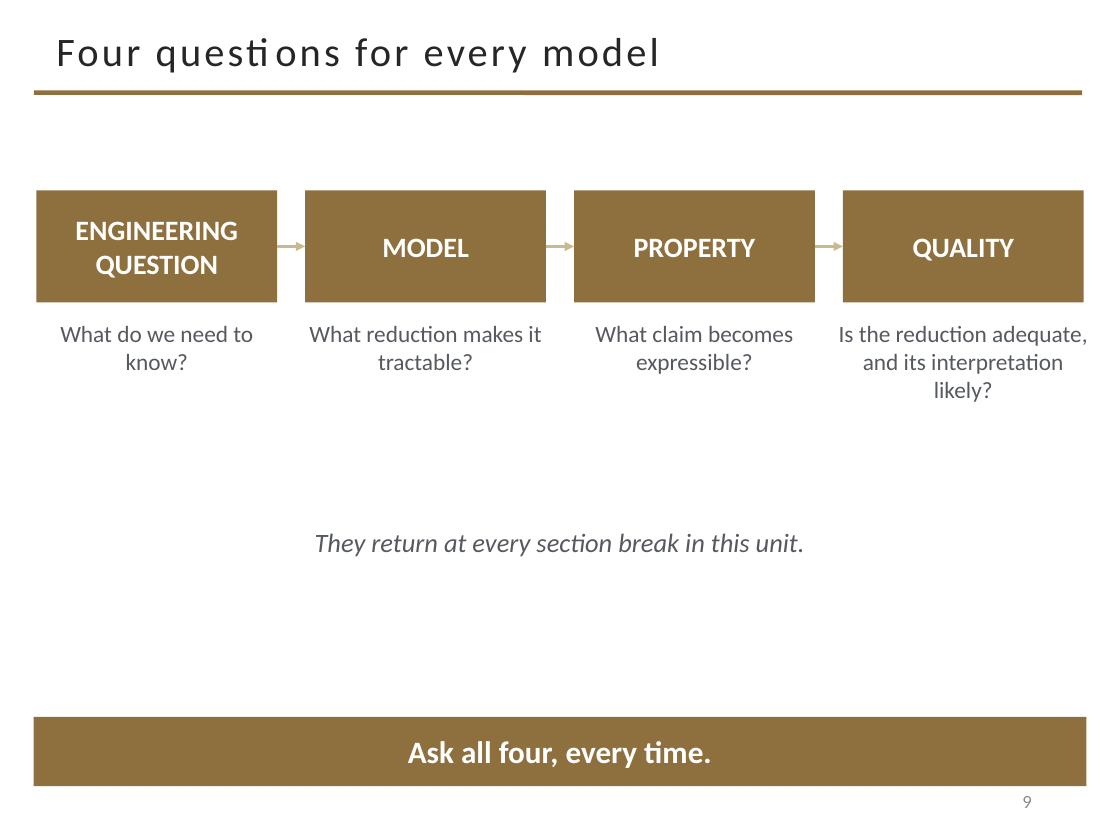
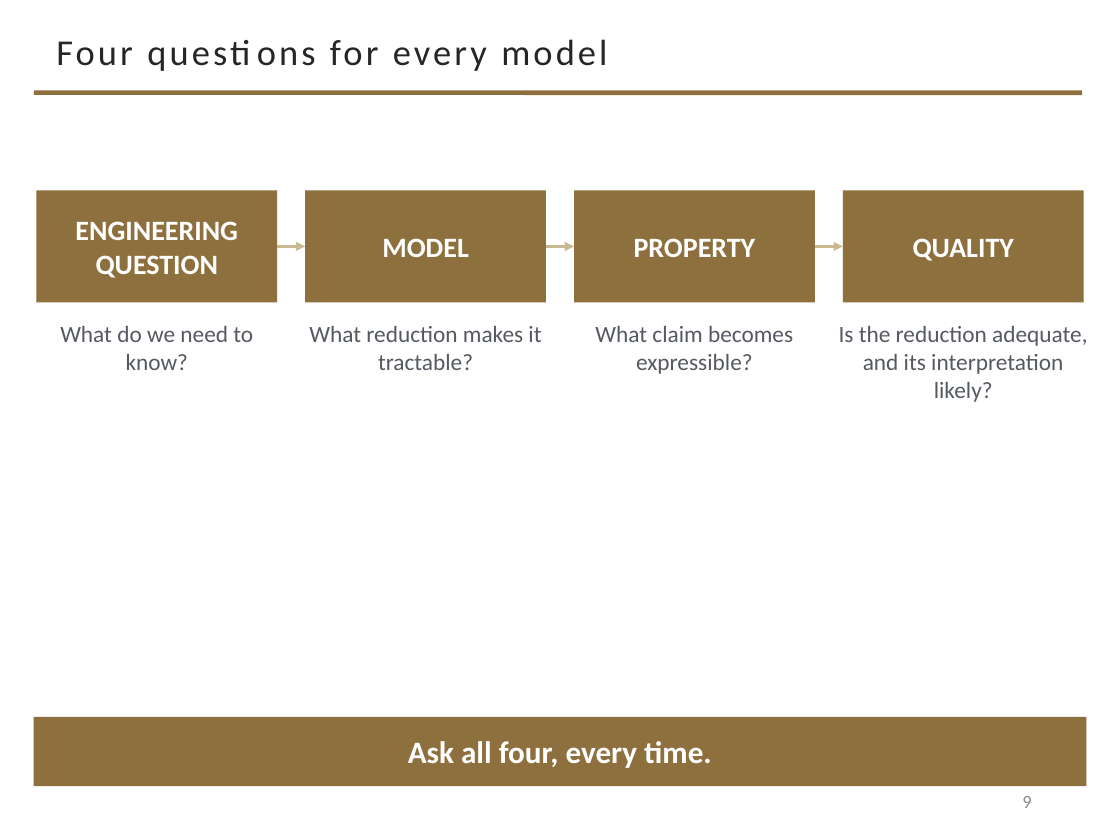
Before and after one commit to davisjam/model-based-agentic-software-engineering, a slide deck: slide 9 of course/lectures/act-2-delegation-and-control/02-modeling/2-2-Modeling-1-Purposeful-Reduction.pptx. Drawn at 1120x840 pixels with LibreOffice and Linux fonts; fonts in the diff are those of the drawing; background and template pictures are left out. Boxes give left, top, right and bottom in pixels: in the first picture for what was removed or moved away, otherwise in the second. Text is boxed around its words. In the diff, an @@ line names an element or a change of style, - is before the commit and + after.

```diff
--- a/course/lectures/act-2-delegation-and-control/02-modeling/2-2-Modeling-1-Purposeful-Reduction.pptx
+++ b/course/lectures/act-2-delegation-and-control/02-modeling/2-2-Modeling-1-Purposeful-Reduction.pptx
@@ title "Four questions for every model" at (56, 39, 607, 71): size 26 to 23.4 pt @@
@@ text removed at (315, 533, 805, 557) @@
-They return at every section break in this unit.
```
Also in this commit, not shown: 28 other slides changed.
